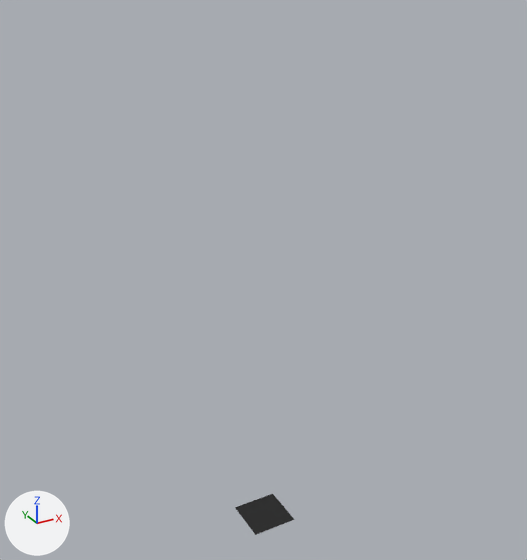
The Blender file static/hollywood-sim.blend: old version first, new version second.
Rendered twice from a 50 mm lens placed at (-25.4, -46.0, 46.2), pointed at (0.7, 1.4, 22.6). The axes (+X, +Y, +Z) are drawn at lower left. The lights are the same throughout.
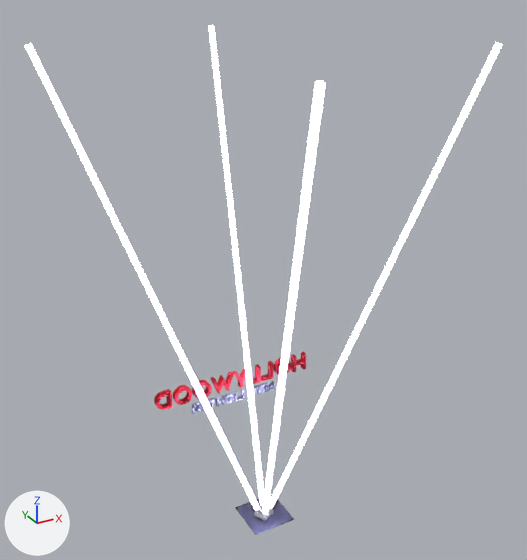
The newer file is also rescaled (x1.998) as a whole; pictures and numbers use the older file's frame.

Pixel boxes (x1, y1, x2, y2) of what changed, in the pictures (527 x 560 px):
'beam.001', added: after (262, 80, 326, 514)
'beam', added: after (25, 43, 260, 510)
'beam.003', added: after (269, 42, 502, 508)
'beam.002', added: after (209, 25, 264, 503)
'hollywood', added (red): after (154, 352, 306, 410)
'niteLighter', added: after (192, 381, 275, 414)
'base', added: after (254, 503, 273, 521)

Patch to the scene script:
```diff
--- a/static/hollywood-sim.blend.py
+++ b/static/hollywood-sim.blend.py
@@ ob_base @@
+ob_base = bpy.data.objects.new('base', me_cylinder_002)  # 288 vertices, 413 faces; spans x -1.83..1.83, y -1.74..1.74, z -1.29..1.29; in mat_material_006 (white #e7e7e7)
+ob_base.location = (-0.11, -0.05, 0.35)
+ob_base.rotation_euler = (0.0, 0.385, 2.725)  # degrees (0, 22, 156)
+ob_base.scale = (0.501, 0.501, 0.501)
@@ ob_beam_002 @@
+ob_beam_002 = bpy.data.objects.new('beam.002', me_cylinder)  # 138 vertices, 170 faces; spans x -0.5..0.5, y -0.5..0.5, z -43.1..43.1; in mat_searchlight (blue #afaeff)
+ob_beam_002.location = (1.87, 8.49, 20.81)
+ob_beam_002.rotation_euler = (0.0, 0.385, 1.351)  # degrees (0, 22, 77)
+ob_beam_002.scale = (0.501, 0.501, 0.501)
@@ ob_beam_003 @@
+ob_beam_003 = bpy.data.objects.new('beam.003', me_cylinder_005)  # 206 vertices, 238 faces; spans x -0.5..0.5, y -0.5..0.5, z -43.1..43.1; in mat_searchlight (blue #afaeff)
+ob_beam_003.location = (7.96, -3.34, 20.79)
+ob_beam_003.rotation_euler = (0.0, 0.385, -0.394)  # degrees (0, 22, -23)
+ob_beam_003.scale = (0.501, 0.501, 0.501)
@@ ob_hollywood @@
+ob_hollywood = bpy.data.objects.new('hollywood', me_text_012)  # 3048 vertices, 4552 faces; spans x -15.2..15.2, y -1.7..1.7, z -0.5..0.5; in mat_redcarpet (red #9b0008)
+ob_hollywood.location = (0.0, 5.8, 10.96)
+ob_hollywood.rotation_euler = (1.571, 0.0, 3.142)  # degrees (90, 0, 180)
+ob_hollywood.scale = (0.501, 0.501, 0.501)
@@ ob_nitelighter @@
+ob_nitelighter = bpy.data.objects.new('niteLighter', me_text_013)  # 1330 vertices, 1955 faces; spans x -8.4..8.4, y -0.9..0.9, z -0.4..0.4; in mat_material_001 (grey #7a7a7a)
+ob_nitelighter.location = (-0.01, 5.8, 9.21)
+ob_nitelighter.rotation_euler = (1.571, 0.0, 3.142)  # degrees (90, 0, 180)
+ob_nitelighter.scale = (0.501, 0.501, 0.501)
@@ ob_beam_001 @@
+ob_beam_001 = bpy.data.objects.new('beam.001', me_cylinder_007)  # 138 vertices, 170 faces; spans x -0.5..0.5, y -0.5..0.5, z -43.1..43.1; in mat_searchlight (blue #afaeff)
+ob_beam_001.location = (-3.01, -8.26, 20.81)
+ob_beam_001.rotation_euler = (0.0, 0.385, -1.914)  # degrees (0, 22, -110)
+ob_beam_001.scale = (0.501, 0.501, 0.501)
@@ ob_beam @@
+ob_beam = bpy.data.objects.new('beam', me_cylinder_006)  # 138 vertices, 170 faces; spans x -0.5..0.5, y -0.5..0.5, z -43.0..43.0; in mat_searchlight (blue #afaeff)
+ob_beam.location = (-7.31, 4.78, 20.77)
+ob_beam.rotation_euler = (0.0, 0.385, 2.528)  # degrees (0, 22, 145)
+ob_beam.scale = (0.501, 0.501, 0.501)
```
